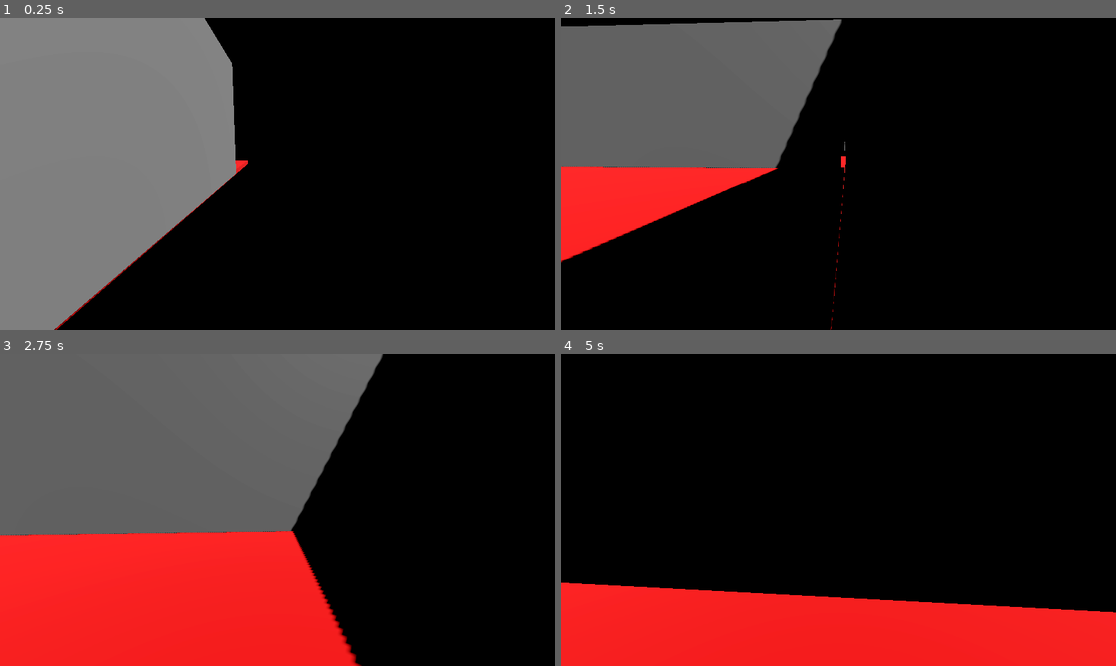
Above: before the commit, frames 1-4 (two rows, left to right).
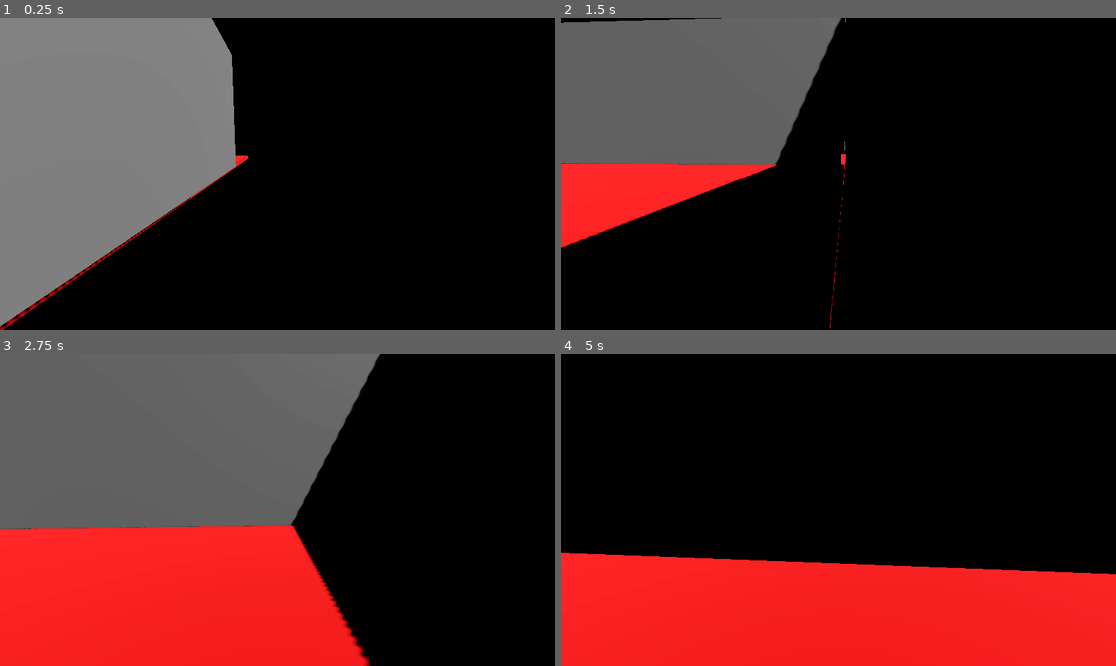
Above: after the commit, the same moments.

Repository: AnxietyTheOrk/GraveRobbery
Game: Godot game, scene res://Scenes/level_1.tscn
The game is run twice, just before and just after one commit, with the same random seed, the same clock (stepped at 60 frames per second) and the same inputs.
Inputs (mouse positions are in pixels of both pictures, inside the frame that each line leads up to):
- Up to frame 1 (0.25 s): no input
- Up to frame 2 (1.5 s): tap Enter (ui_accept) at 0.5, 0.77 s; move the mouse to (866, 174) at 0.52 s; hold W (move_forward) from 0.53 s (still down); click (866, 174) at 0.67 s; move the mouse to (810, 174) at 1.27 s
- Up to frame 3 (2.75 s): keep holding W (move_forward); tap Enter (ui_accept) at 1.52 s; move the mouse to (288, 503) at 2.02 s
- Up to frame 4 (5 s): keep holding W (move_forward); move the mouse to (832, 516) at 2.77 s; click (832, 516) at 2.92 s; tap Enter (ui_accept) at 3.02, 3.77, 4.52 s; move the mouse to (877, 513) at 3.52 s; move the mouse to (794, 506) at 4.27 s

The runs differ from the first frame. In frame 1, 3.5% of the frame differs, in the area x 0-45%, y 0-100%; in frame 2, 2.5%; in frame 3, 2.3%; in frame 4, 11%, in the area x 0-100%, y 63-83%.

Commit message:
Last Sync: 2025-09-24 07:04 (Mobile)

Diff:
--- a/grave-robbery/Scripts/camera_rig.gd
+++ b/grave-robbery/Scripts/camera_rig.gd
@@ -34,5 +34,5 @@
 		Input.mouse_mode = Input.MOUSE_MODE_CAPTURED
 
 func _physics_process(delta: float) -> void:
-	# Follow the player position with a height offset
-	position = Vector3(player.position.x, player.position.y + camera_height_offset, player.position.z)
+	# Follow the player position, maintaining the original height offset
+	position = Vector3(player.position.x, camera_height_offset, player.position.z)
